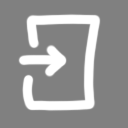
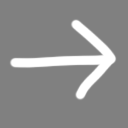
Layer changes from the first w=128, h=128 image to the second:
added layer "next" above "выход" over box(9, 18, 117, 101)
hid "выход" over box(17, 13, 101, 112)
